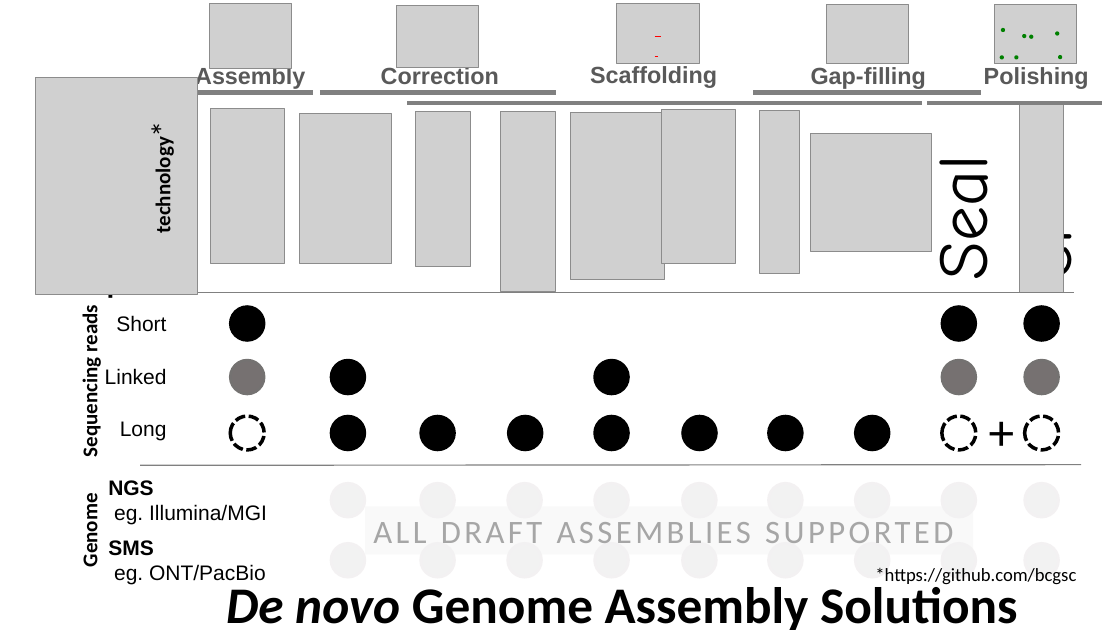
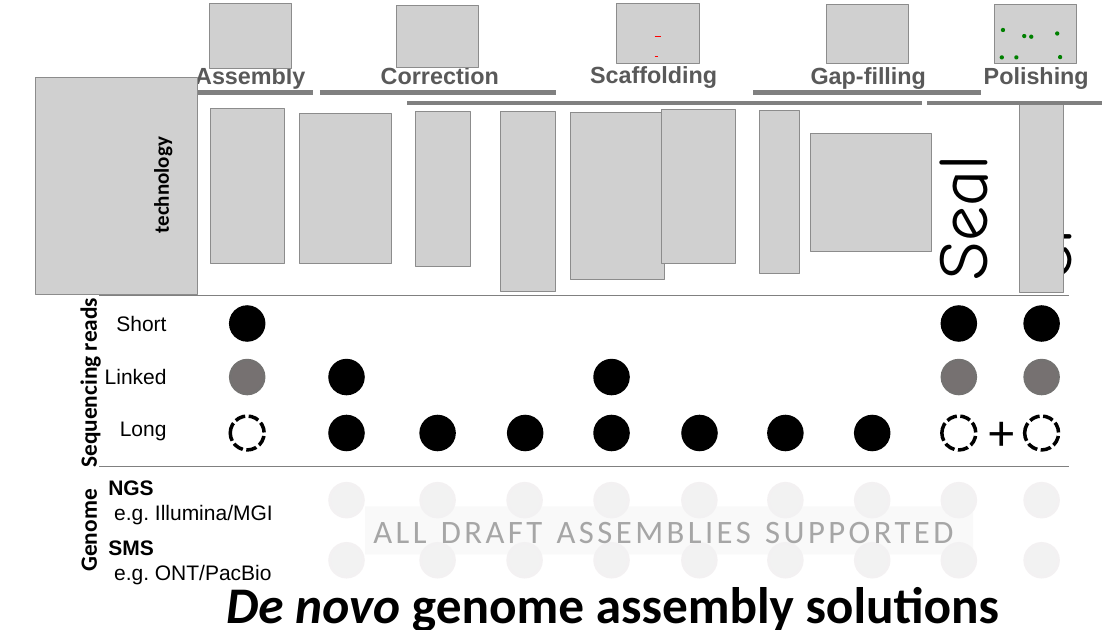
Before and after one commit to bcgsc/btl, a slide deck: slide 1 of wga.ppt. Drawn at 1120x630 pixels with LibreOffice and Linux fonts; fonts in the diff are those of the drawing; grey boxes stand for pictures. Boxes give left, top, right and bottom in pixels: in the first picture for what was removed or moved away, otherwise in the second. Text is boxed around its words. In the diff, an @@ line names an element or a change of style, - is before the commit and + after.

Commit message:
update WGA solution diagram

```diff
--- a/wga.ppt
+++ b/wga.ppt
@@ text removed at (138,112,186,146) @@
-*
@@ text "Input" rewrapped from (82,294,150,297) to (82,264,150,295) @@
@@ text "Sequencing reads" at (75,303,103,464): size 18 to 20 pt @@
@@ line moved from (140, 293) - (1074, 293) to (99, 296) - (1070, 296) @@
@@ line moved from (140, 465) - (1081, 465) to (99, 466) - (1070, 466) @@
@@ text "Genome" at (75,497,103,570): size 18 to 20 pt @@
@@ text at (114,504,273,525): text changed @@
-eg. Illumina/MGI
+e.g. Illumina/MGI
@@ text at (114,564,272,585): text changed @@
-eg. ONT/PacBio
+e.g. ONT/PacBio
@@ text removed at (875,567,1076,585) @@
-*https://github.com/bcgsc
@@ text at (226,587,1000,630): text changed @@
-De novo Genome Assembly Solutions
+De novo genome assembly solutions
```
Also in this commit, not shown: 2 other files.
